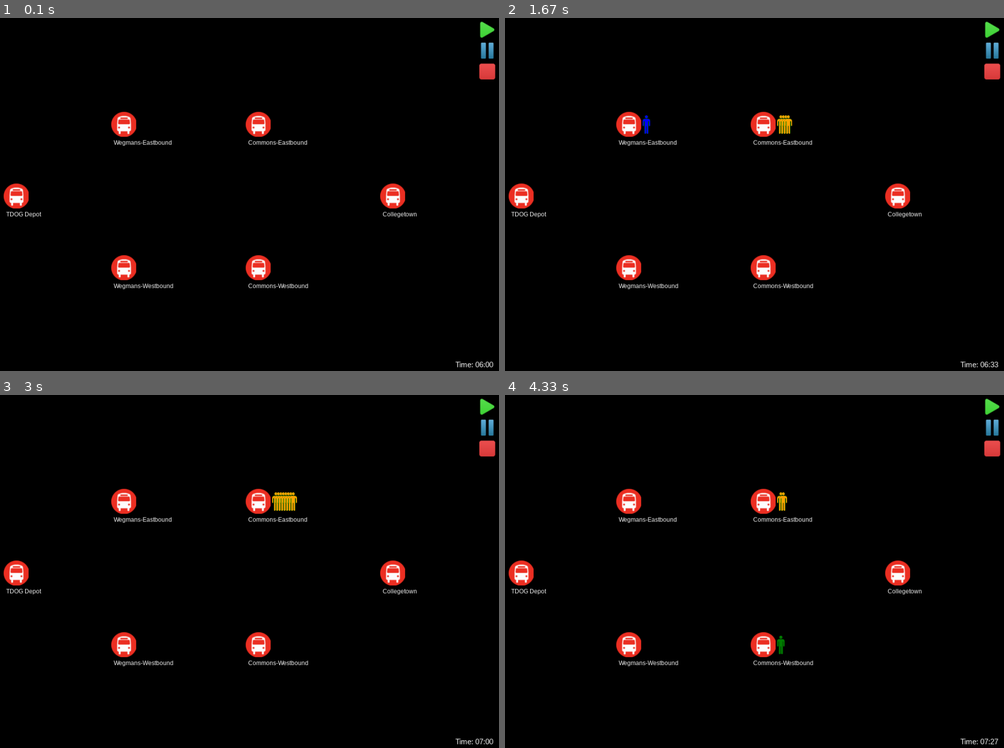
Above: before the commit, frames 1-4 (two rows, left to right).
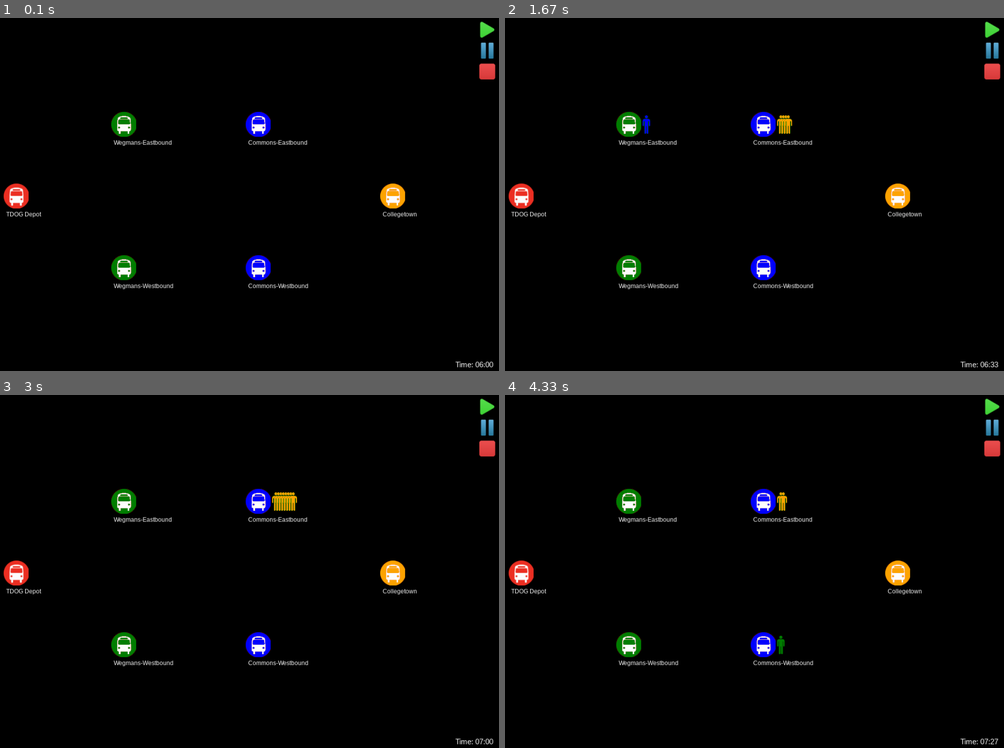
Above: after the commit, the same moments.

Repository: yujiakimoto/PySimio
Game: pygame game, started from animation.py
The game is run twice, just before and just after one commit, with the same random seed, the same clock (stepped at 60 frames per second) and the same inputs.
Inputs (mouse positions are in pixels of both pictures, inside the frame that each line leads up to):
- Up to frame 1 (0.1 s): no input
- Up to frame 2 (1.67 s): click (994, 28) at 0.38 s; click (604, 198) at 0.72 s
- Up to frame 3 (3 s): no input
- Up to frame 4 (4.33 s): no input

The runs differ from the first frame. In frame 1, 1.2% of the frame differs, in the area x 22-82%, y 26-75%; in frame 2, 1.2%; in frame 3, 1.2%; in frame 4, 1.2%.

Commit message:
Colour-coded bus stops

Diff:
--- a/animation.py
+++ b/animation.py
@@ -86,8 +86,14 @@
                         'Collegetown': (0.8*width, 0.5*height)}
 
     bus_stop_icons = {}
+    images = {'TDOG Depot': 'images/bus_stop_red.png',
+              'Wegmans-Eastbound': 'images/bus_stop_green.png',
+              'Wegmans-Westbound': 'images/bus_stop_green.png',
+              'Commons-Eastbound': 'images/bus_stop_blue.png',
+              'Commons-Westbound': 'images/bus_stop_blue.png',
+              'Collegetown': 'images/bus_stop_orange.png'}
     for bus_stop in map.bus_stops.values():
-        bus_stop_icons[bus_stop.name] = make_button('images/bus_stop.png', stop_coordinates[bus_stop.name], screen)
+        bus_stop_icons[bus_stop.name] = make_button(images[bus_stop.name], stop_coordinates[bus_stop.name], screen)
         label = font_small.render(bus_stop.name, 1, (255, 255, 255))
         screen.blit(label, (stop_coordinates[bus_stop.name][0] - 20, stop_coordinates[bus_stop.name][1] + 30))
 
@@ -106,6 +112,8 @@
                     # TODO: disable start button after clicking?
                     print('Start')
                     map.simulate(18*60, debug=False, animate=True, surface=screen, coordinates=stop_coordinates)
+                if stop[1].collidepoint(mouse):
+                    sys.exit()
 
         pygame.display.flip()
 
Binary file added: images/bus_stop_blue.png
Binary file added: images/bus_stop_green.png
Binary file added: images/bus_stop_orange.png
Renamed: images/bus_stop.png -> images/bus_stop_red.png
